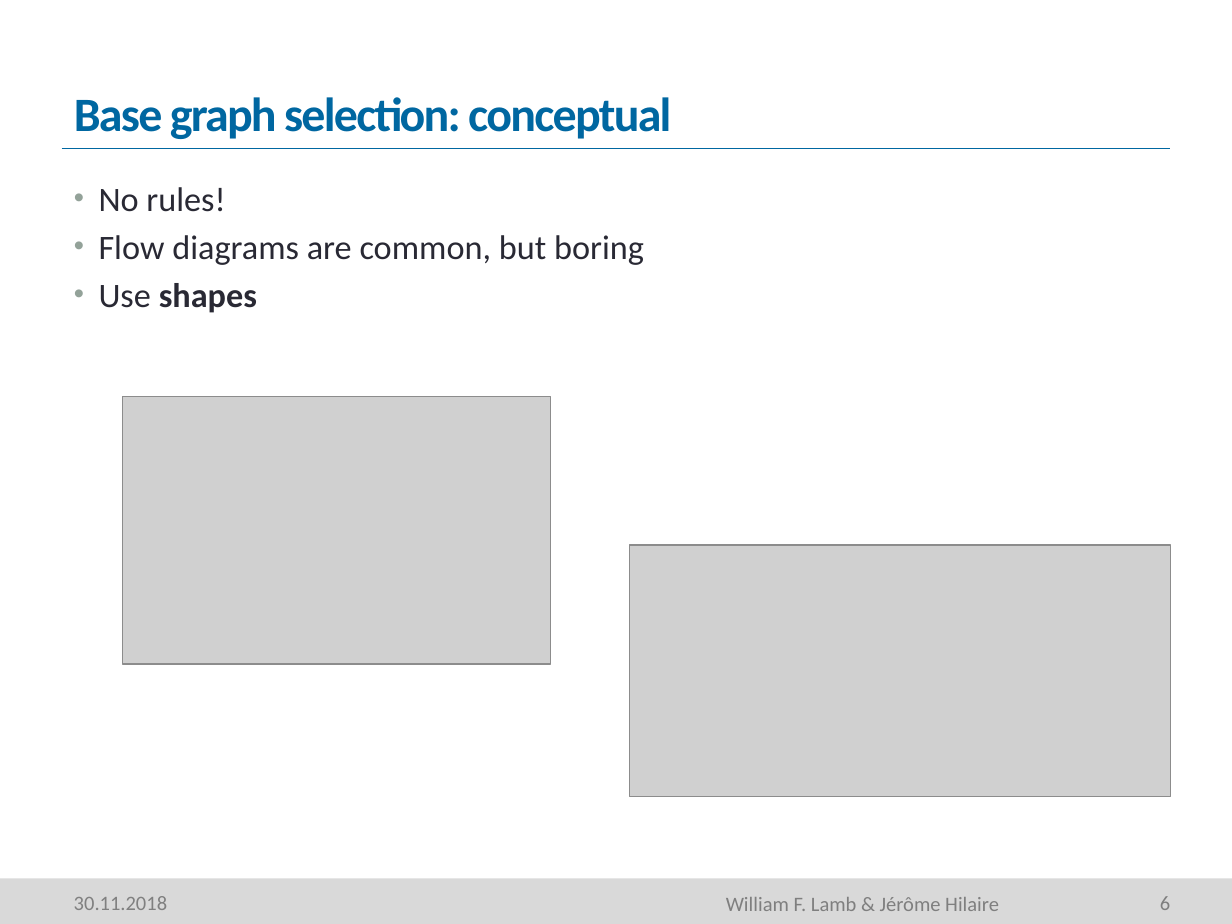
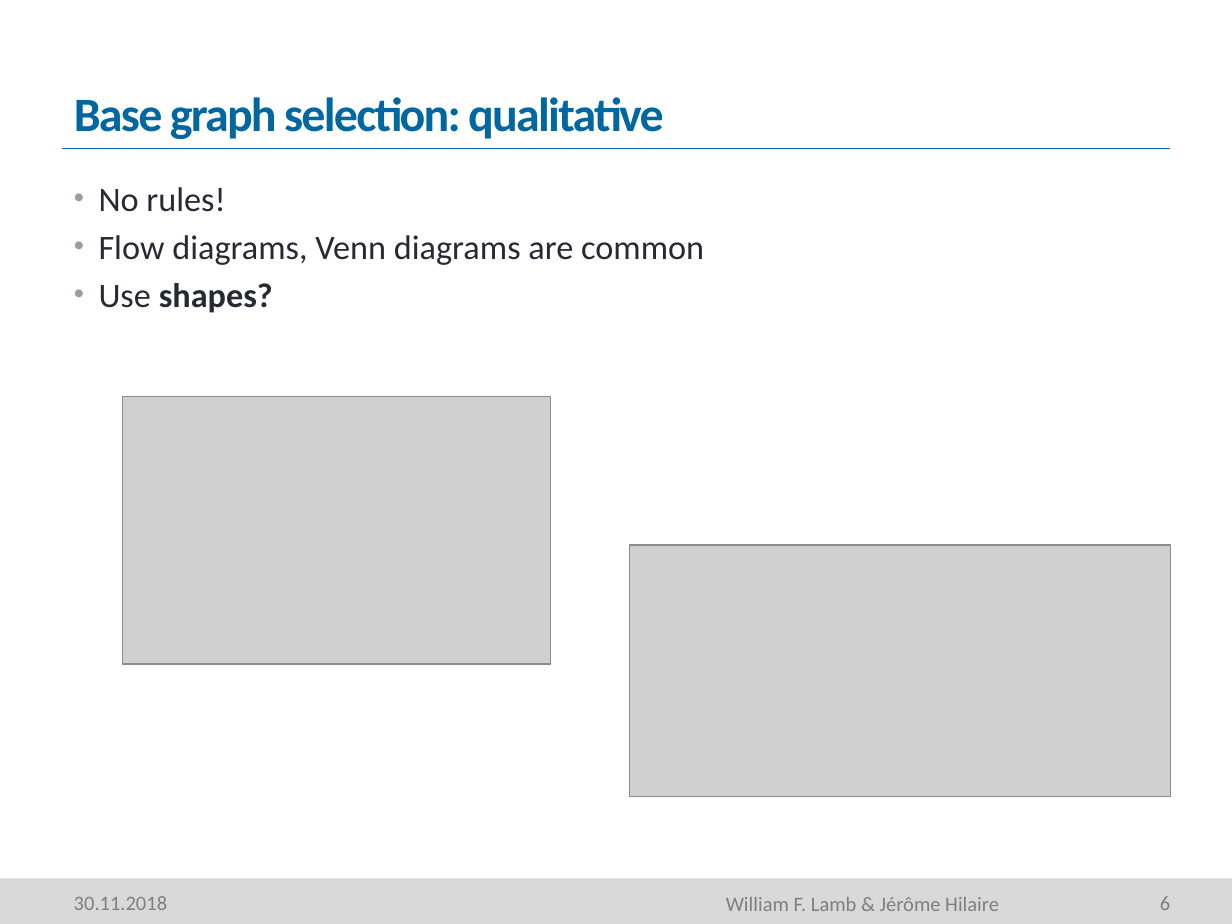
Before and after one commit to mcc-apsis/figures, a slide deck: slide 6 of Resources/Seminar part 1.pptm. Drawn at 1232x924 pixels with LibreOffice and Linux fonts; fonts in the diff are those of the drawing; grey boxes stand for pictures; background and template pictures are left out. Boxes give left, top, right and bottom in pixels: in the first picture for what was removed or moved away, otherwise in the second. Text is boxed around its words. In the diff, an @@ line names an element or a change of style, - is before the commit and + after.

Commit message:
update

```diff
--- a/Resources/Seminar part 1.pptm
+++ b/Resources/Seminar part 1.pptm
@@ title at (74,97,663,139): text changed @@
-Base graph selection: conceptual
+Base graph selection: qualitative
@@ text at (99,235,704,313): text changed @@
-• Flow diagrams are common, but boring
-• Use shapes
+• Flow diagrams, Venn diagrams are common
+• Use shapes?
```
Also in this commit, not shown: 4 other slides changed.
